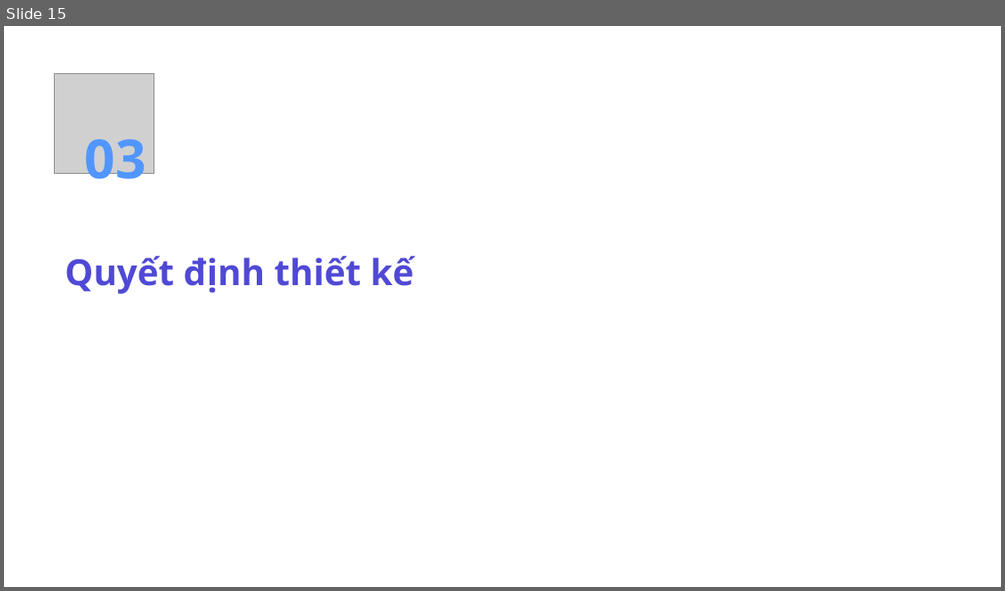
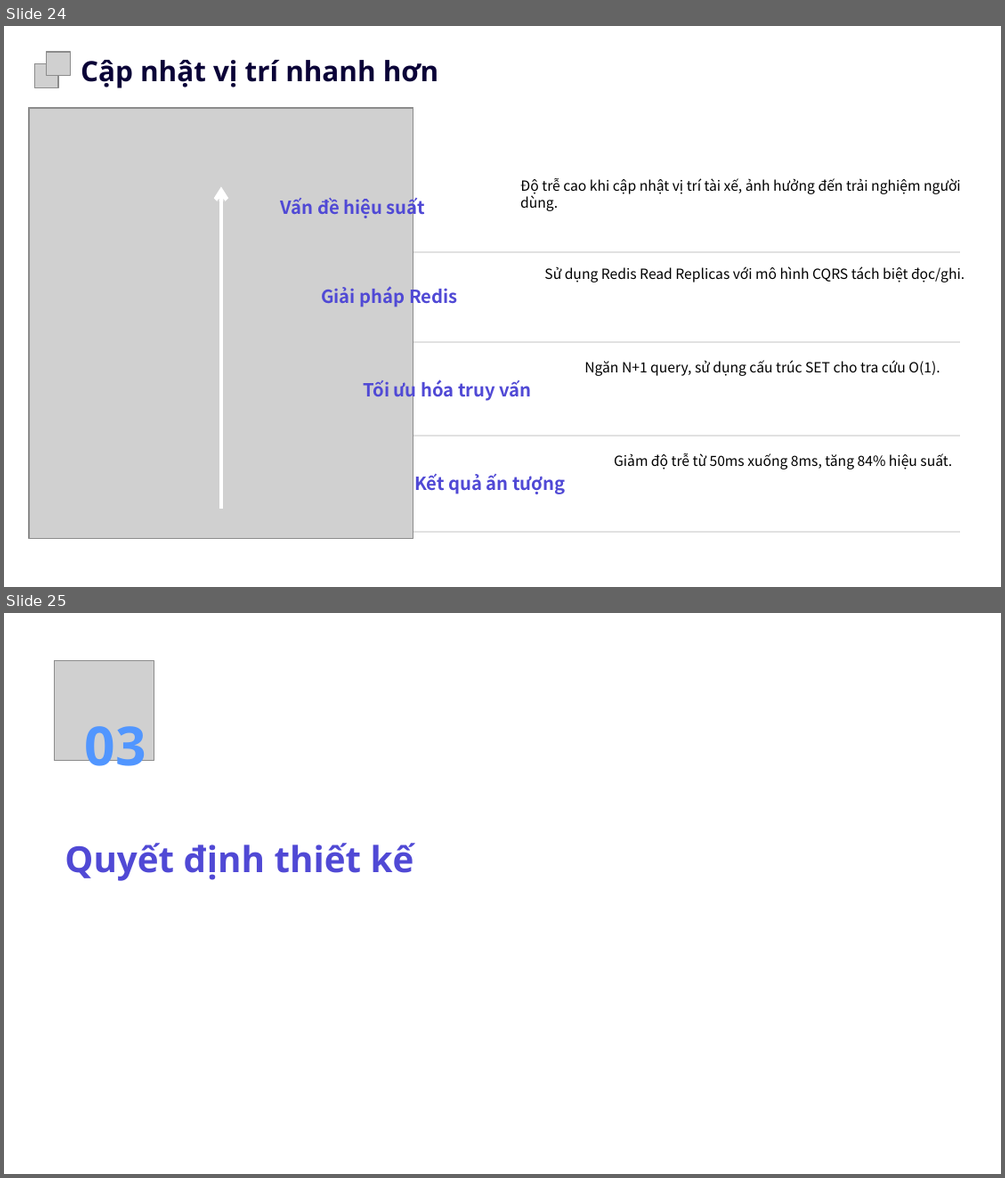
Before and after one commit to octguy/uit-go, a slide deck: docs/uit-go-report-slide.pptx. Shown one above the other, each under a label of ours: slide 15 before the commit, slides 24 and 25 after it. The pictures are 1005x591 and 1005x1178 pixels, drawn with LibreOffice and Linux fonts; fonts in the diff are those of the drawing; grey boxes stand for pictures; background and template pictures are left out. Boxes give left, top, right and bottom in pixels: in the first picture for what was removed or moved away, otherwise in the second. Text is boxed around its words. In the diff, an @@ line names an element or a change of style, - is before the commit and + after.

```diff
--- a/docs/uit-go-report-slide.pptx
+++ b/docs/uit-go-report-slide.pptx
@@ slide 24 added at (x1=4, y1=26, x2=1001, y2=587), background picture (left out) @@
@@ freeform shape added at (x1=16, y1=35, x2=989, y2=578), fill #FFFFFF at 38% opacity, outline #FFFFFF 0.75 pt @@
@@ picture added at (x1=47, y1=52, x2=71, y2=76) @@
@@ picture added at (x1=35, y1=64, x2=59, y2=87) @@
@@ text added at (x1=81, y1=60, x2=439, y2=88), 20.2 pt, text #0A0237, bold @@
+Cập nhật vị trí nhanh hơn
@@ picture added at (x1=29, y1=110, x2=413, y2=538) @@
@@ picture added at (x1=29, y1=108, x2=413, y2=538) @@
@@ picture added at (x1=29, y1=109, x2=413, y2=539) @@
@@ text added at (x1=520, y1=178, x2=961, y2=211), 10.1 pt, text #000000 @@
+Độ trễ cao khi cập nhật vị trí tài xế, ảnh hưởng đến trải nghiệm người dùng.
@@ freeform shape added at (x1=221, y1=186, x2=221, y2=507), outline #FFFFFF 3 pt @@
@@ text added at (x1=281, y1=195, x2=425, y2=219), 13 pt, text #5049D5, bold @@
+Vấn đề hiệu suất
@@ freeform shape added at (x1=238, y1=252, x2=960, y2=252), outline #E1E1E1 1.27 pt @@
@@ text added at (x1=321, y1=284, x2=457, y2=308), 13 pt, text #5049D5, bold @@
+Giải pháp Redis
@@ text added at (x1=544, y1=266, x2=964, y2=282), 10.1 pt, text #000000 @@
+Sử dụng Redis Read Replicas với mô hình CQRS tách biệt đọc/ghi.
@@ freeform shape added at (x1=261, y1=342, x2=960, y2=342), outline #E1E1E1 1.27 pt @@
@@ text added at (x1=584, y1=360, x2=939, y2=376), 10.1 pt, text #000000 @@
+Ngăn N+1 query, sử dụng cấu trúc SET cho tra cứu O(1).
@@ text added at (x1=364, y1=378, x2=531, y2=402), 13 pt, text #5049D5, bold @@
+Tối ưu hóa truy vấn
@@ freeform shape added at (x1=296, y1=435, x2=960, y2=435), outline #E1E1E1 1.27 pt @@
@@ text added at (x1=414, y1=474, x2=565, y2=494), 13 pt, text #5049D5, bold @@
+Kết quả ấn tượng
@@ text added at (x1=614, y1=453, x2=952, y2=469), 10.1 pt, text #000000 @@
+Giảm độ trễ từ 50ms xuống 8ms, tăng 84% hiệu suất.
@@ freeform shape added at (x1=392, y1=532, x2=960, y2=532), outline #E1E1E1 1.27 pt @@
@@ what was slide 15 is now slide 25 @@
```
Also in this commit, not shown: 19 other slides added, 5 slides removed, 2 other files.
